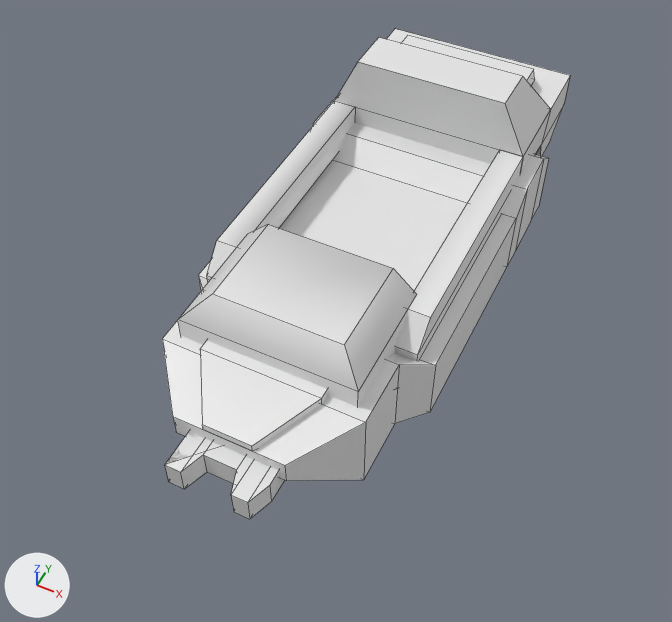
One commit to the FBX model Assets/Canopus-III_Low-Poly_Sci-Fi_Desert_Units_Set_3/models_yup/vehicle v2.fbx: the scene before it, then after it.
Both versions are drawn from a 50 mm camera at (1.92, -3.8, 5.01) aimed at (-0.03, 0.09, 0.14). Arrows for +X, +Y and +Z are at lower left; the lights stay in place. Mesh edges are drawn as thin lines. Where no turn or scale is listed for an object, it has been applied to the vertices.

In view in the first picture: 'unit_Grav_Light_B_Body_yup'.
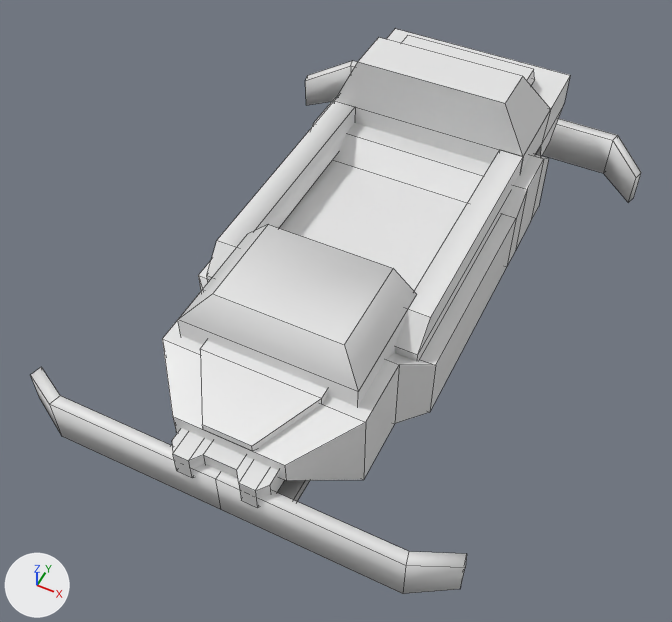
Location of each change, [x1, y1, x2, y2] in pixels of the pictures (672 x 622 px):
'unit_Grav_Light_B_Body_yup', reshaped (49% wider, 15% taller)
    before: [162, 29, 570, 519]
    after: [31, 29, 641, 594]
part 1 of me_mesh, added
    after: [305, 61, 641, 203]
part 2 of me_mesh, added
    after: [31, 367, 467, 594]
part 3 of me_mesh, built on
    before: [165, 388, 397, 519]
    after: [172, 428, 310, 507]

What changed in the scene script:
```text
Change me_mesh:
    used by ob_unit_grav_light_b_body_yup; location = (0.0, 0.0, 0.0)
    remove me_mesh.from_pydata(...)  # 148 vertices, 106 faces; spans x -0.86..0.86, y -1.63..2.65, z 0.0..1.17
    add me_mesh.from_pydata(...)  # 224 vertices, 162 faces; spans x -1.51..1.51, y -1.54..2.81, z -0.12..1.17
    me_mesh part 1: a new loose piece of 20 vertices spanning x -1.51..1.51, y 2.4..2.81, z -0.12..0.23
    me_mesh part 2: a new loose piece of 20 vertices spanning x -1.5..1.5, y -1.53..-1.29, z -0.04..0.31
    me_mesh part 3
    8 vertices in x -0.28..0.28, y -1.63, z 0.22..0.41 move by (0.0, 0.09, 0.0)
    1 vertex moves from x 0.71, y -0.51, z 0.41 to x -0.33, y -1.47, z 0.41
    20 vertices are added at x -0.43..0.27, y -1.5..2.71, z -0.05..0.27
    16 new vertices lie (0.16, 0.0, 0.0) away from vertices in x -0.43..0.27, y -1.5..2.71, z 0.01..0.18
    20 new faces join them
```
